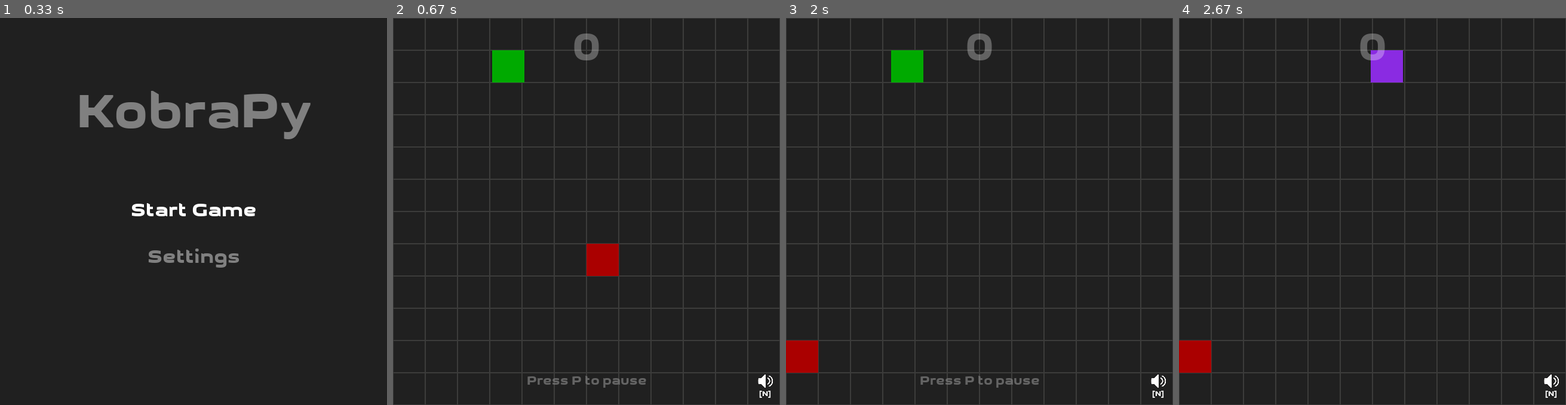
Above: before the commit, frames 1-4 (left to right).
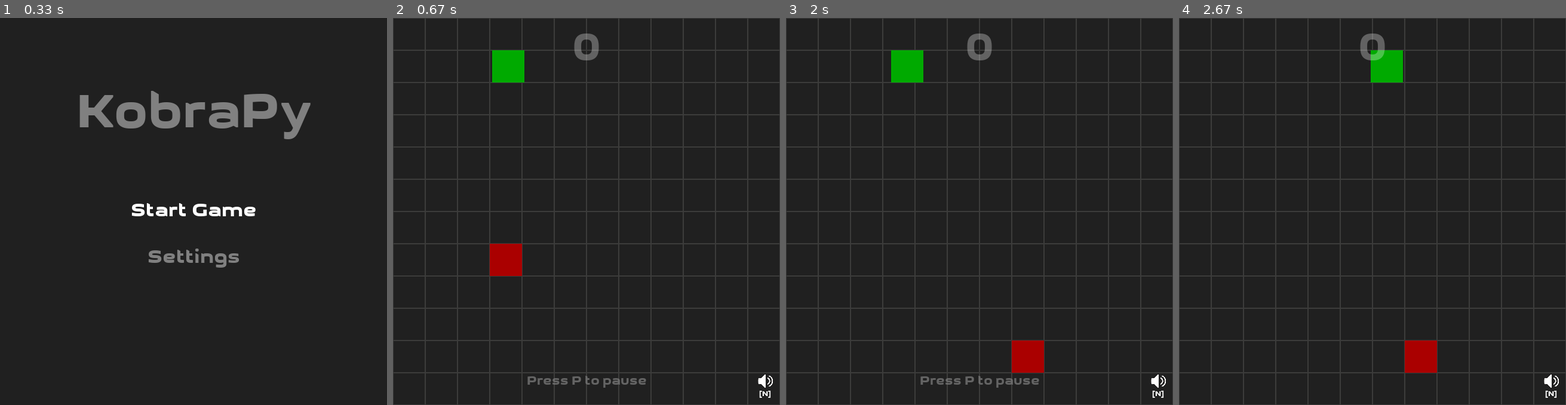
Above: after the commit, the same moments.

Repository: fossguild/naja
Game: pygame game, started from kobra.py
Same seed, same stepped clock (60 frames per second), same inputs: the game is played once before the commit and once after it.
Inputs:
- Up to frame 1 (0.33 s): no input
- Up to frame 2 (0.67 s): click "Start Game" at 0.38 s
- Up to frame 3 (2 s): hold Up 0.67-1.13 s; tap Enter at 1.67 s
- Up to frame 4 (2.67 s): tap C at 2 s

Frame 1 is identical in both runs. In frame 2, 1.4% of the frame differs, in the area x 25-59%, y 58-67%; in frame 3, 1.4%; in frame 4, 2.1%, in the area x 0-67%, y 8-92%.

Commit message:
code: update kobra.py to use new ECS architecture
Refactor entry point to bootstrap ECS-based game using App
orchestrator. Keeps entry point minimal and delegates to core module.

Co-authored-by: caue-paiva <cauepaivalira@outlook.com>

Diff:
--- a/kobra.py
+++ b/kobra.py
@@ -22,8 +22,8 @@
 
 import sys
 import pygame
-from src.entities import Snake, Apple, Obstacle
-from src.constants import (
+from old_code.entities import Snake, Apple, Obstacle
+from old_code.constants import (
     DEAD_HEAD_COLOR,
     ARENA_COLOR,
     GRID_COLOR,
@@ -31,10 +31,10 @@
     MESSAGE_COLOR,
     WINDOW_TITLE,
 )
-from src.state import GameState
-from src.assets import GameAssets
-from src.config import GameConfig
-from src.settings import GameSettings
+from old_code.state import GameState
+from old_code.assets import GameAssets
+from old_code.config import GameConfig
+from old_code.settings import GameSettings
 
 ##
 ## Game initialization
